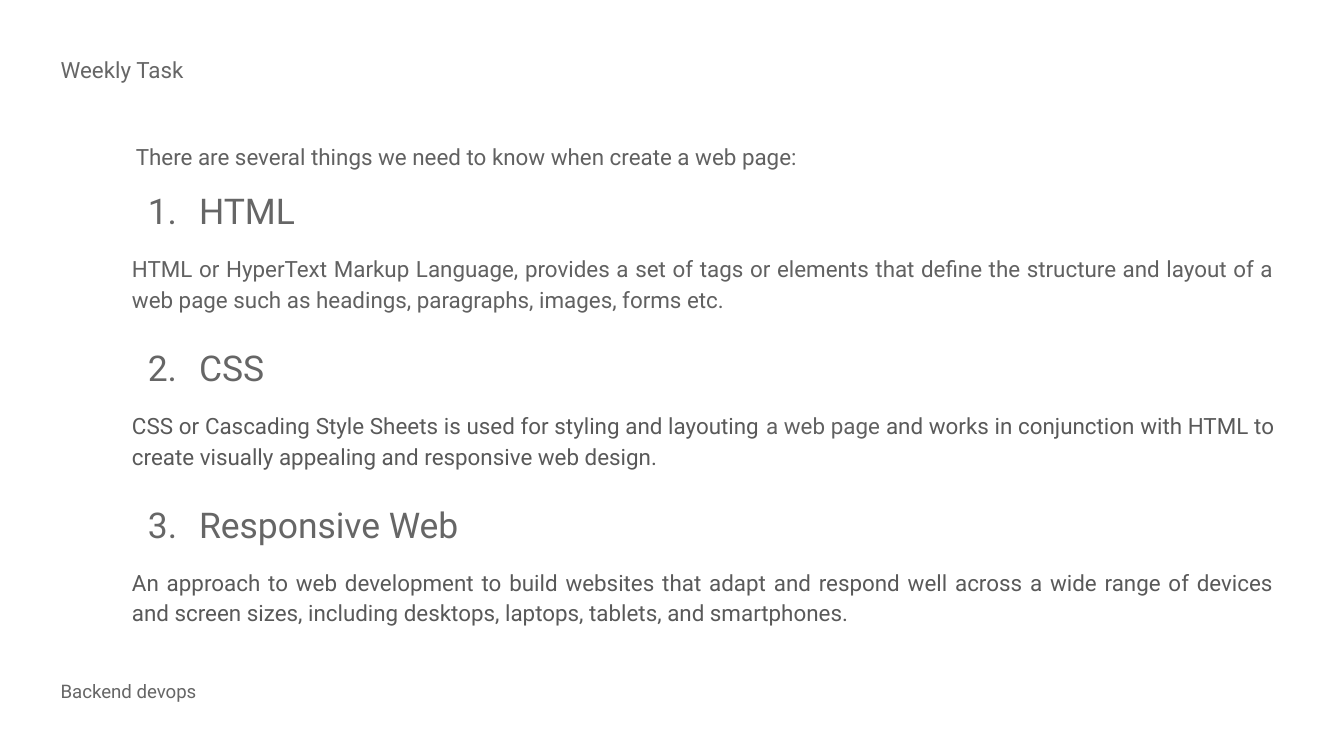
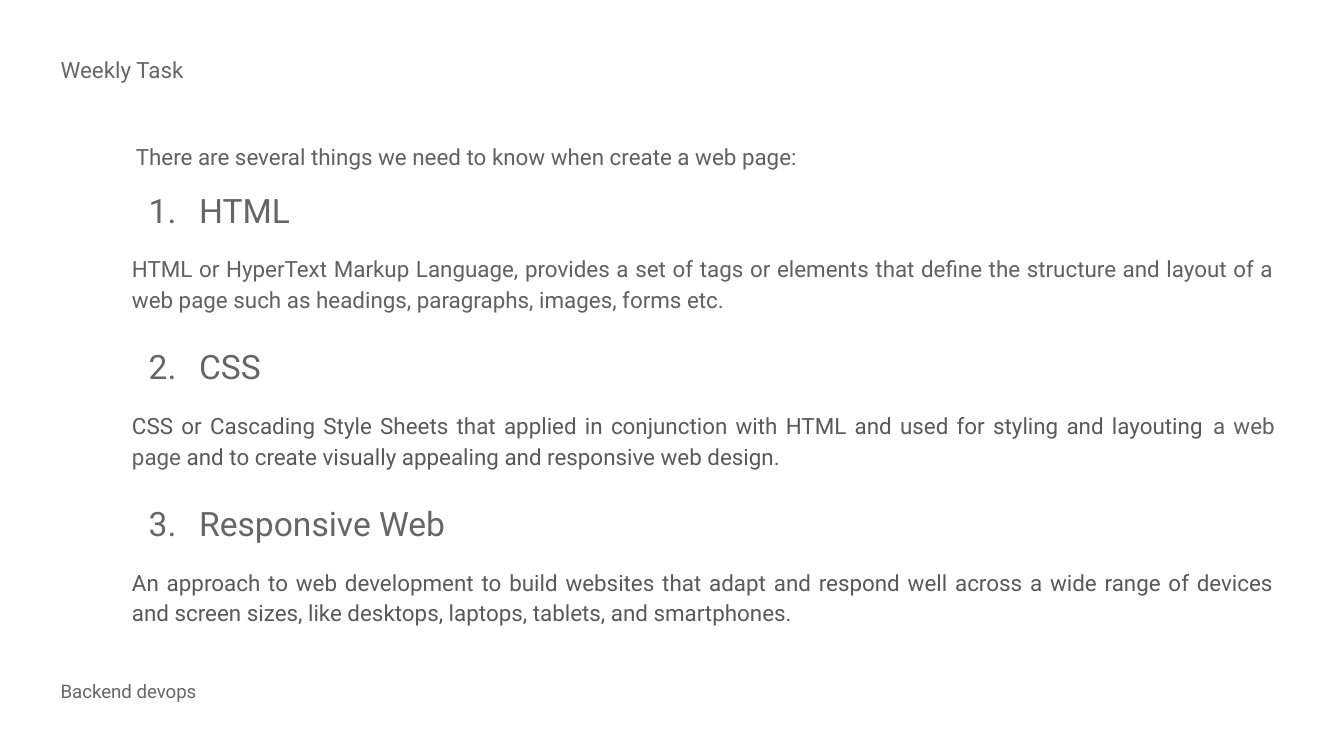
Before and after one commit to oktaviandwip/Weekly-Task-Fazztrack, a slide deck: slide 2 of week-6/HTML, CSS & Responsive Website.pptx. Drawn at 1344x756 pixels with LibreOffice and Linux fonts; fonts in the diff are those of the drawing; background and template pictures are left out. Boxes give left, top, right and bottom in pixels: in the first picture for what was removed or moved away, otherwise in the second. Text is boxed around its words. In the diff, an @@ line names an element or a change of style, - is before the commit and + after.

Commit message:
Update ppt

```diff
--- a/week-6/HTML, CSS & Responsive Website.pptx
+++ b/week-6/HTML, CSS & Responsive Website.pptx
@@ size 19 to 18 pt in 3 elements at [199, 199, 290, 223], [199, 511, 445, 543], [199, 355, 261, 380] @@
@@ text at [132, 417, 1274, 470]: text changed @@
-CSS or Cascading Style Sheets is used for styling and layouting a web page and works in conjunction with HTML to create visually appealing and responsive web design.
+CSS or Cascading Style Sheets that applied in conjunction with HTML and used for styling and layouting a web page and to create visually appealing and responsive web design.
@@ text at [132, 574, 1273, 626]: text changed @@
-An approach to web development to build websites that adapt and respond well across a wide range of devices and screen sizes, including desktops, laptops, tablets, and smartphones.
+An approach to web development to build websites that adapt and respond well across a wide range of devices and screen sizes, like desktops, laptops, tablets, and smartphones.
```
Also in this commit, not shown: 1 other slide changed, 5 other files.
